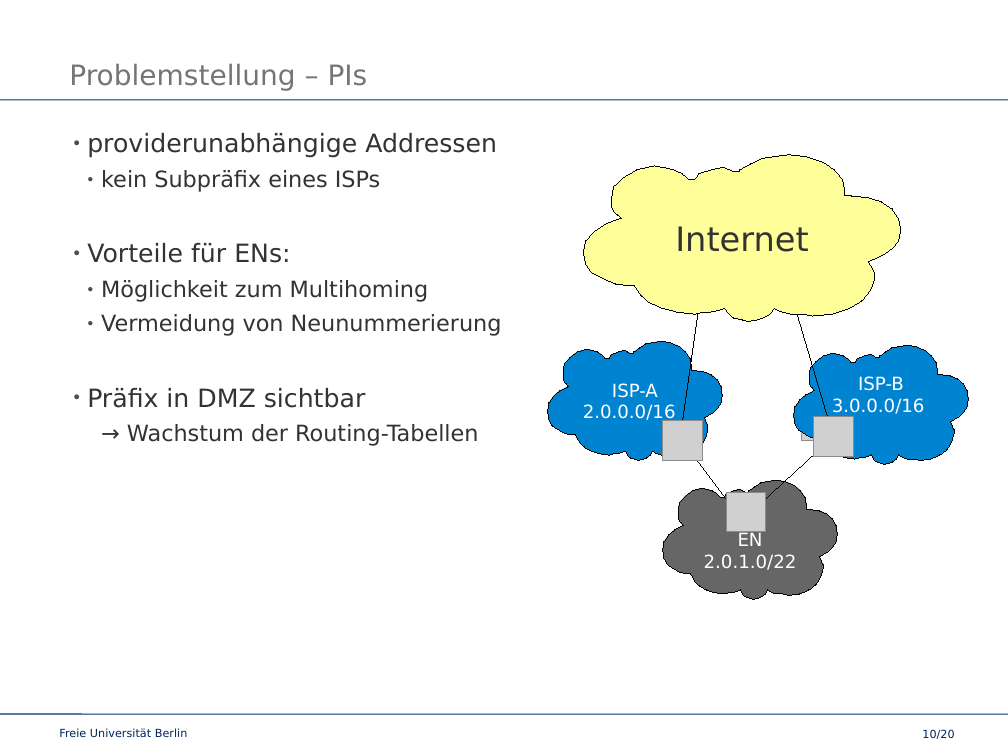
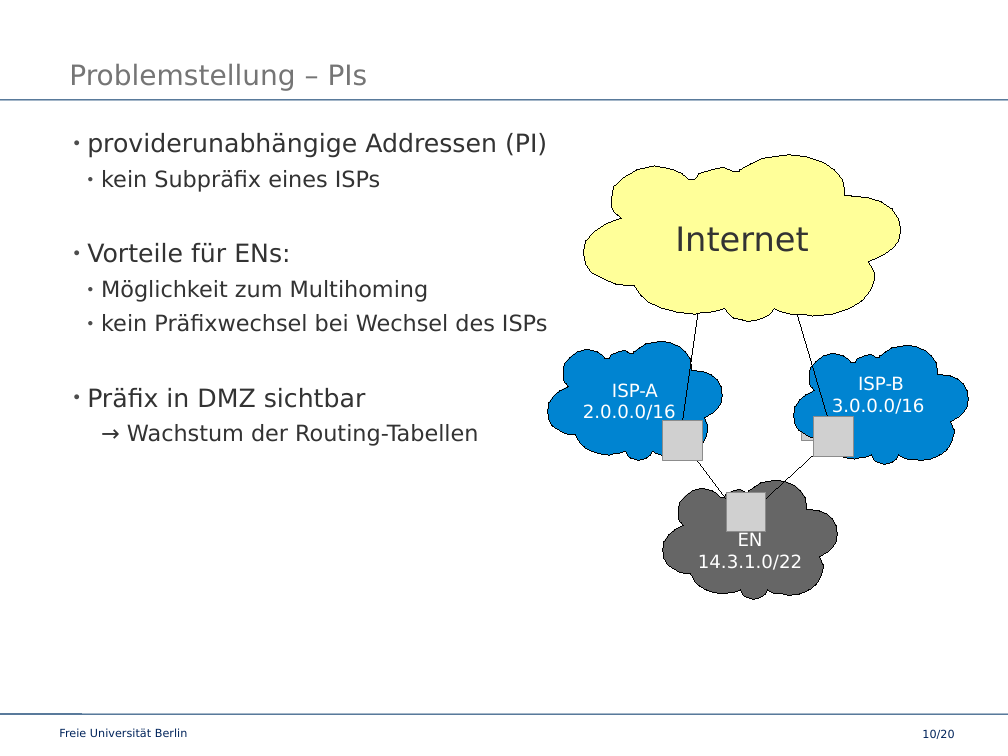
Before and after one commit to slomo/whyTheInternetSucks, a slide deck: slide 10 of talk/presentation.odp. Drawn at 1008x756 pixels with LibreOffice and Linux fonts; fonts in the diff are those of the drawing; grey boxes stand for pictures; background and template pictures are left out. Boxes give left, top, right and bottom in pixels: in the first picture for what was removed or moved away, otherwise in the second. Text is boxed around its words. In the diff, an @@ line names an element or a change of style, - is before the commit and + after.

Commit message:
presentation improved

```diff
--- a/talk/presentation.odp
+++ b/talk/presentation.odp
@@ text at [87,133,547,158]: text changed @@
-● providerunabhängige Addressen
+● providerunabhängige Addressen (PI)
@@ text at [101,314,547,332]: text changed @@
-  ● Vermeidung von Neunummerierung
+  ● kein Präfixwechsel bei Wechsel des ISPs
@@ text in freeform shape at [698,554,802,570]: text changed @@
-2.0.1.0/22
+14.3.1.0/22
```
Also in this commit, not shown: 3 other slides changed, 4 slides added, 1 slide removed.
